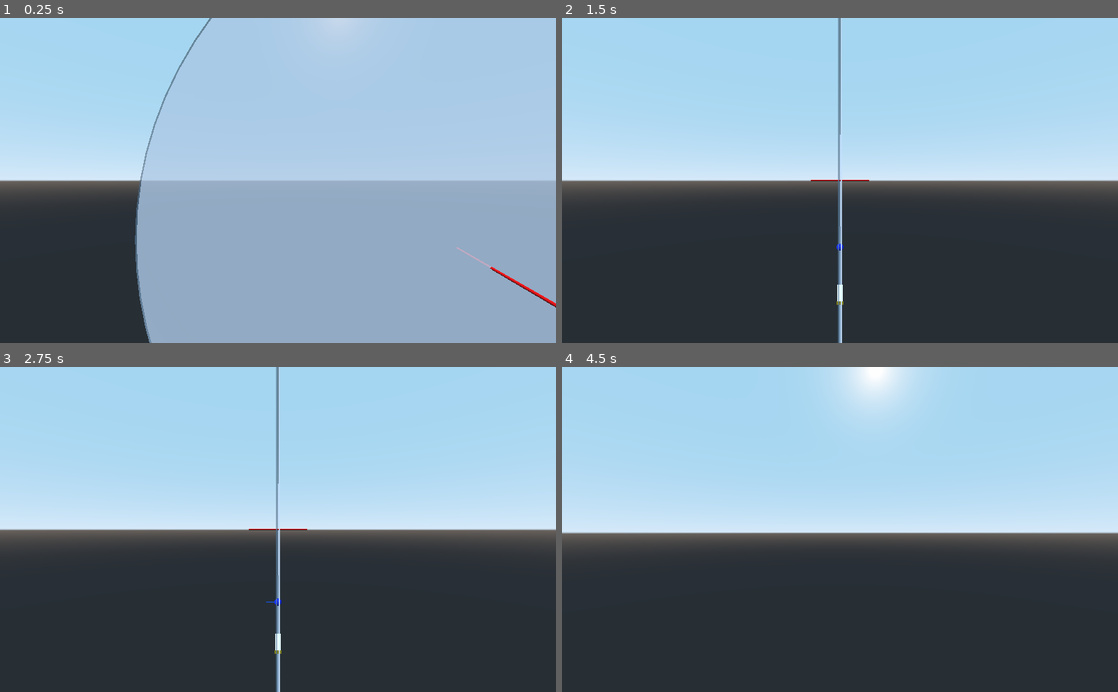
Above: before the commit, frames 1-4 (two rows, left to right).
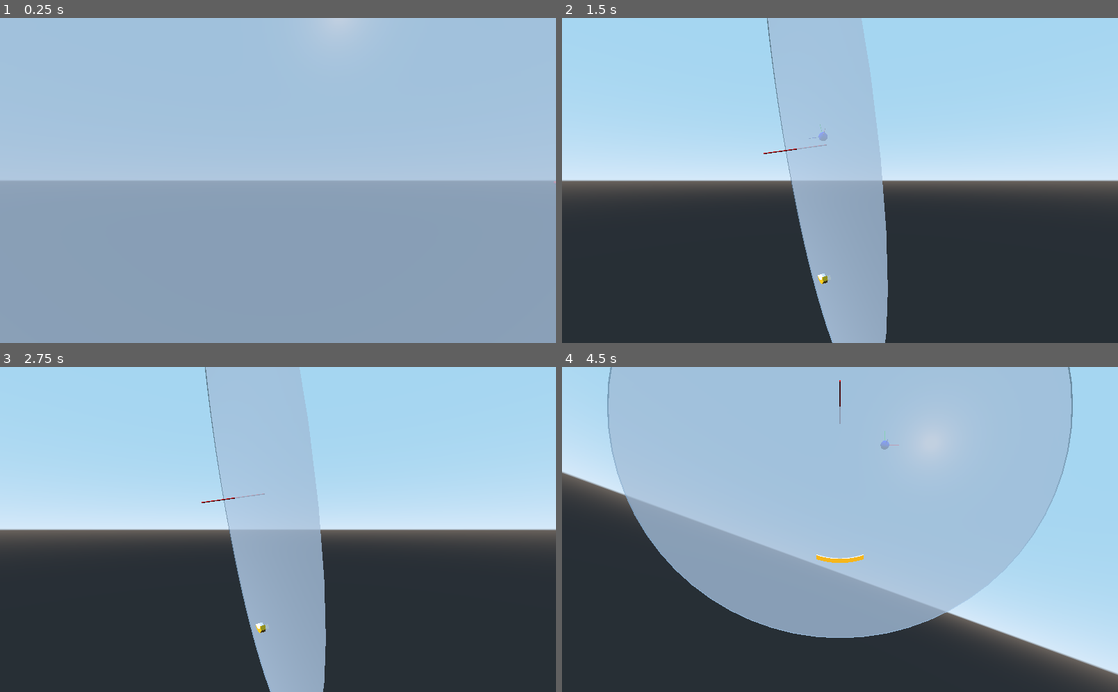
Above: after the commit, the same moments.

Repository: teratron/treaker
Game: Godot game, scene res://src/world/World.tscn
Two runs of this game, one before a commit and one after it. Both use one fixed random seed, a clock stepped at 60 frames per second and the inputs below.
Inputs (mouse positions are in pixels of both pictures, inside the frame that each line leads up to):
- Up to frame 1 (0.25 s): no input
- Up to frame 2 (1.5 s): tap Enter at 0.5 s; move the mouse to (867, 180) at 0.52 s; press the mouse at (867, 180) at 0.53 s; hold W (move_forward) from 0.53 s (still down); move the mouse to (812, 180) at 1.27 s; release the mouse at (812, 180) at 1.28 s; tap C (toggle_camera) at 1.35 s; click (812, 180) at 1.42 s
- Up to frame 3 (2.75 s): keep holding W (move_forward); move the mouse to (289, 523) at 2.02 s; tap Alt (use_ability) at 2.1 s; click (289, 523) at 2.17 s
- Up to frame 4 (4.5 s): keep holding W (move_forward); move the mouse to (834, 536) at 2.77 s; click (834, 536) at 2.85 s; move the mouse to (878, 532) at 3.52 s; hold C (toggle_camera) 3.53-4.28 s; click (878, 532) at 3.67 s; tap P (ui_pause, bound only after the commit) at 4.15 s; right-click (878, 532) at 4.25 s; move the mouse to (795, 526) at 4.27 s; tap Alt (use_ability) at 4.35 s; click (795, 526) at 4.42 s

The runs differ from the first frame. In frame 1, 17% of the frame differs, in the area x 0-100%, y 0-100%; in frame 2, 8.1%; in frame 3, 8.0%; in frame 4, 44%.

Commit message:
Ball pause

Diff:
--- a/app/src/action/ActionMapList.gd
+++ b/app/src/action/ActionMapList.gd
@@ -56,12 +56,17 @@
 				"deadzone": 0.5,
 				"events": {InputEventKey: KEY_ALT}
 			},{
+				"action": "ui_pause",
+				"deadzone": 0.5,
+				"events": {InputEventKey: KEY_P}
+			},{
+				"action": "ui_restart",
+				"deadzone": 0.5,
+				"events": {InputEventMouseButton: BUTTON_RIGHT}
+			},{
 				"action": "toggle_camera",
 				"deadzone": 0.5,
-				"events": {
-					InputEventKey: KEY_C,
-					InputEventMouseButton: BUTTON_RIGHT
-				}
+				"events": {InputEventKey: KEY_C}
 			},{
 				"action": "toggle_mouse_captured",
 				"deadzone": 0.5,
--- a/app/src/player/Player.gd
+++ b/app/src/player/Player.gd
@@ -38,19 +38,22 @@
 
 
 #func _physics_process(_delta):
-#	if !ball.is_parked:
-		#prints("player", ball.linear_velocity, to_global(ball.linear_velocity), ball.to_global(ball.linear_velocity))
-		#prints("player", transform.basis.y, to_global(transform.basis.y)) #player (0, 20, 0) (-0.141314, 0.969846, 0.198566)
-		#prints(ball.linear_velocity)
 	#rotor.transform = rotor.transform.orthonormalized()
 
 
 func _unhandled_input(event):
-	if (event is InputEventKey || InputEventMouseButton) && event.is_action_pressed("use_shot"):
-		if ball.is_parked:
-			ball.start(ball.transform.basis.y)
-		else:
-			ball.stop()
+	if event is InputEventKey || InputEventMouseButton:
+		if event.is_action_pressed("use_shot"):
+			if ball.is_parked:
+				ball.start(ball.transform.basis.y)
+
+		if event.is_action_pressed("ui_pause"):
+			ball.pause()
+
+		if event.is_action_pressed("ui_restart"):
+			if !ball.is_parked:
+				ball.stop()
+				ball_parked_position()
 
 
 func _process(delta):
--- a/app/src/world/World.tscn
+++ b/app/src/world/World.tscn
@@ -23,6 +23,7 @@
 [node name="Debug" parent="." instance=ExtResource( 1 )]
 
 [node name="Player" parent="." instance=ExtResource( 2 )]
+transform = Transform( 0.923045, -0.288133, 0.254887, 0.336824, 0.925417, -0.173648, -0.185843, 0.246137, 0.951251, 3, 5, 7 )
 
 [node name="Bricks" type="StaticBody" parent="Player"]
 visible = false
